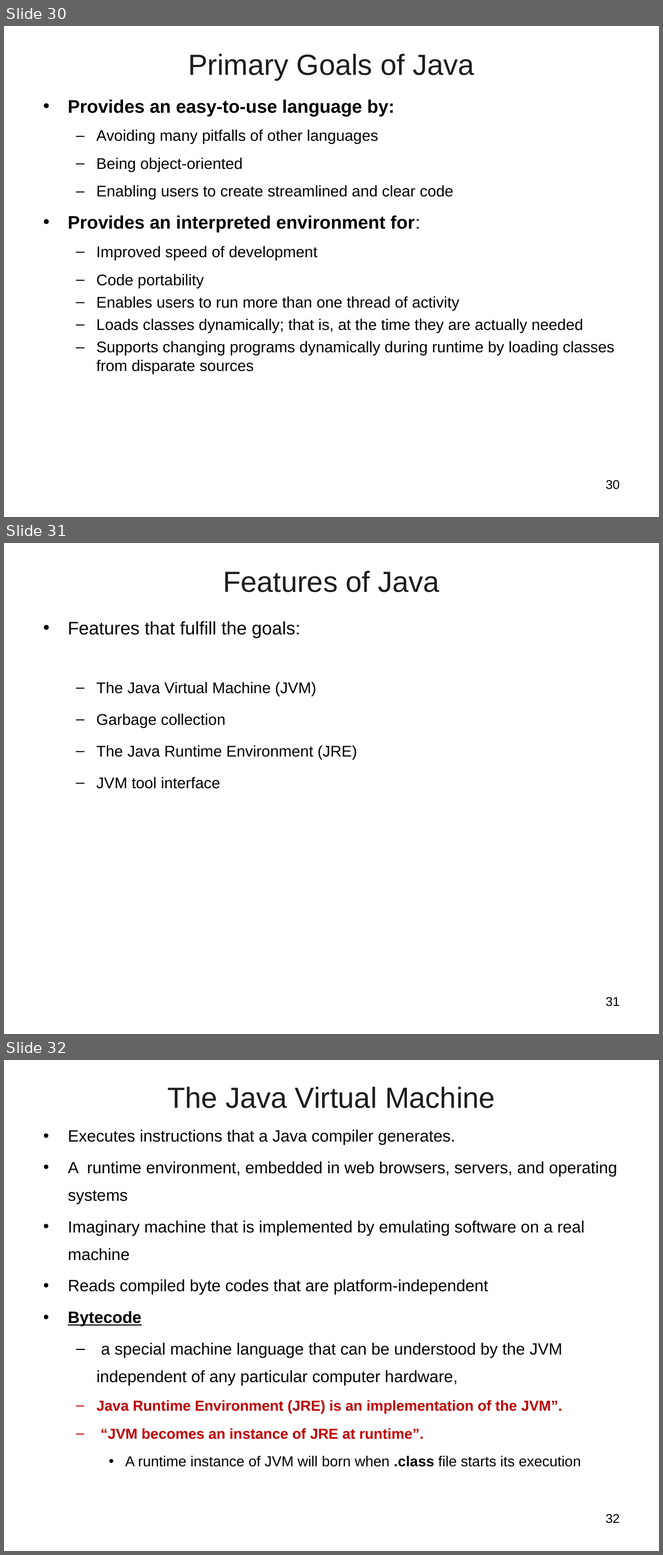
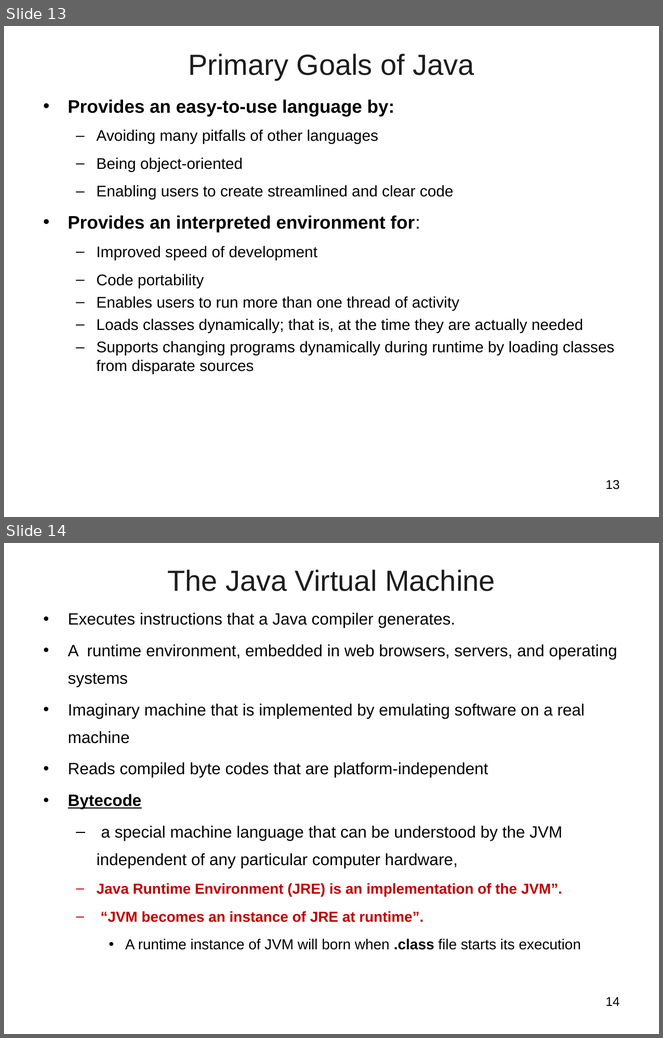
Before and after one commit to vatsanTraining/freshers_dec_2021, a slide deck: Java_Module_1_Excella.ppt. Shown one above the other, each under a label of ours: slides 30, 31 and 32 before the commit, slides 13 and 14 after it. The pictures are 663x1555 and 663x1038 pixels, drawn with LibreOffice and Linux fonts; fonts in the diff are those of the drawing; background and template pictures are left out. Boxes give left, top, right and bottom in pixels: in the first picture for what was removed or moved away, otherwise in the second. Text is boxed around its words. In the diff, an @@ line names an element or a change of style, - is before the commit and + after.

```diff
--- a/Java_Module_1_Excella.ppt
+++ b/Java_Module_1_Excella.ppt
@@ slide 31 removed at [4, 543, 659, 1034], background picture (left out) @@
@@ title removed at [223, 571, 440, 592] @@
-Features of Java
@@ text removed at [68, 621, 357, 789] @@
-• Features that fulfill the goals:
-  – The Java Virtual Machine (JVM)
-  – Garbage collection
-  – The Java Runtime Environment (JRE)
-  – JVM tool interface
@@ page number removed at [606, 997, 620, 1007] @@
-31
@@ what was slide 30 is now slide 13 @@
@@ page number at [606, 480, 620, 490]: text changed @@
-30
+13
@@ what was slide 32 is now slide 14 @@
@@ page number at [606, 997, 620, 1006]: text changed @@
-32
+14
```
Also in this commit, not shown: 2 slides changed, 2 slides added, 21 other slides removed.
